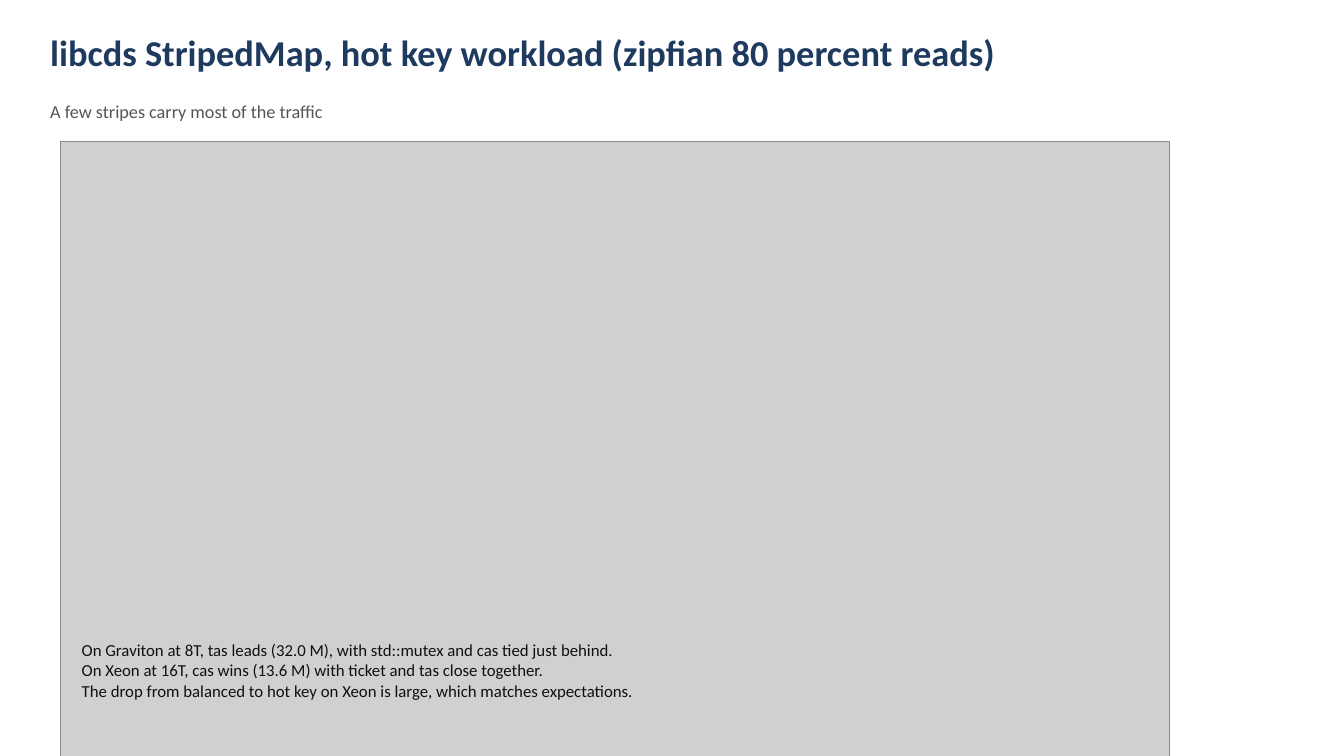
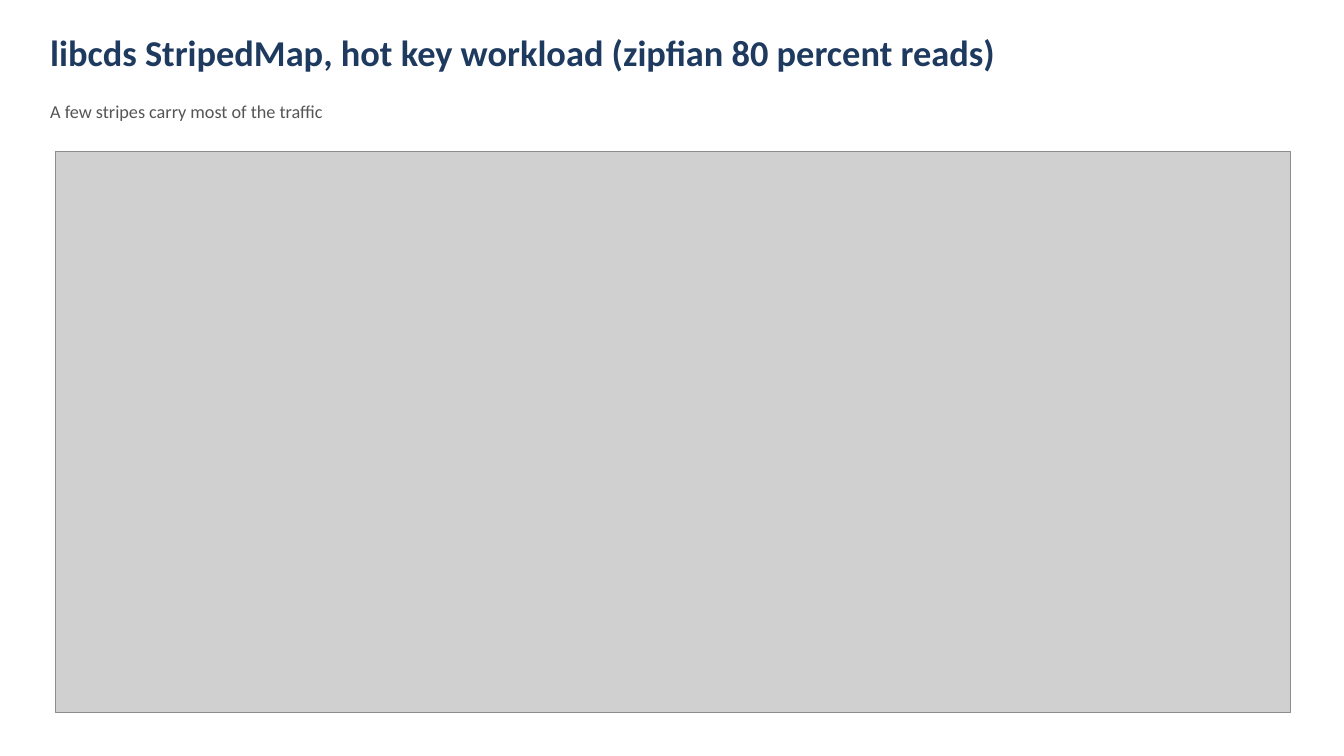
Before and after one commit to apana03/lockbench, a slide deck: slide 14 of results/deck/index_lock_evaluation.pptx. Drawn at 1344x756 pixels with LibreOffice and Linux fonts; fonts in the diff are those of the drawing; grey boxes stand for pictures. Boxes give left, top, right and bottom in pixels: in the first picture for what was removed or moved away, otherwise in the second. Text is boxed around its words. In the diff, an @@ line names an element or a change of style, - is before the commit and + after.

Commit message:
deck: fix throughput slide overflow, drop bullets, leave plot only
The throughput slides were overflowing the slide bottom because the
combined figure (figsize=(13, 7.5), height_ratios=[3,2]) rendered at
6.35" tall when placed at width=11", and the title row took 1.4",
totalling 7.75" against a 7.5" slide. The bullets text underneath then
landed on top of the bar chart at the bottom of the image.

Two fixes:
- Reduce the matplotlib figure to figsize=(14, 6.4) so the aspect ratio
  is wider/flatter (2.19 vs 1.73). At width 12.25" the rendered image
  is 5.6" tall.
- Remove the bullets entirely from every throughput slide. The plots
  carry the message on their own (lines on top, ranking bars below
  with numerical labels).

Slide layout per throughput slide: title 1.4" + image 5.6" = 7.0" used
out of 7.5" available, no overlap.

```diff
--- a/results/deck/index_lock_evaluation.pptx
+++ b/results/deck/index_lock_evaluation.pptx
@@ picture: place and size @@
-picture at [60, 141, 1170, 756]
+picture at [55, 151, 1291, 713]
@@ text removed at [82, 644, 633, 700] @@
-On Graviton at 8T, tas leads (32.0 M), with std::mutex and cas tied just behind.
-On Xeon at 16T, cas wins (13.6 M) with ticket and tas close together.
-The drop from balanced to hot key on Xeon is large, which matches expectations.
```
Also in this commit, not shown: 6 other slides changed, 8 other files.
